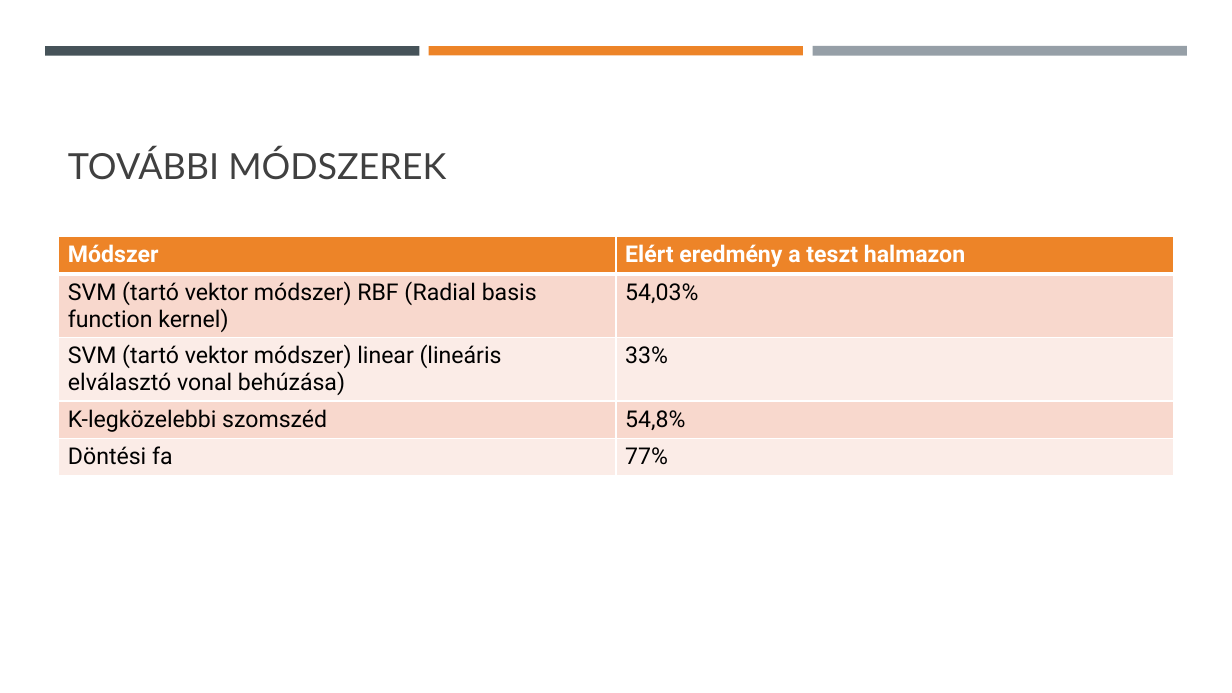
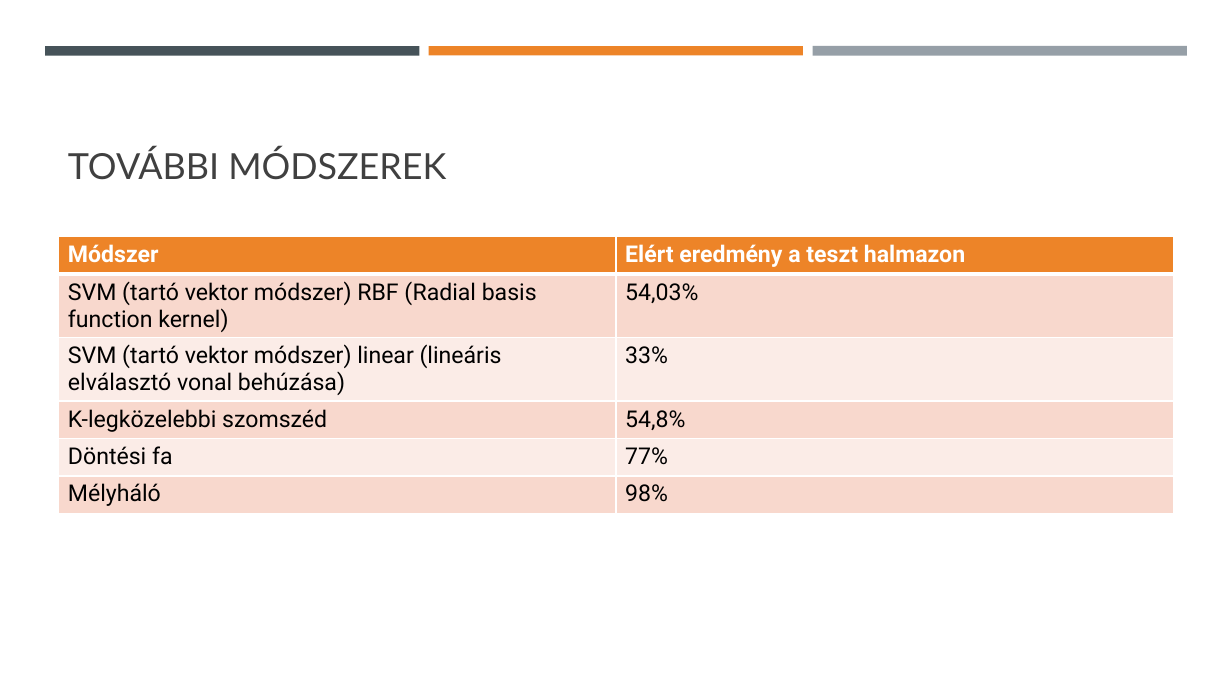
Before and after one commit to milka513/fejlett_kepfel, a slide deck: slide 10 of Kő papír olló.pptx. Drawn at 1232x693 pixels with LibreOffice and Linux fonts; fonts in the diff are those of the drawing. Boxes give left, top, right and bottom in pixels: in the first picture for what was removed or moved away, otherwise in the second. Text is boxed around its words. In the diff, an @@ line names an element or a change of style, - is before the commit and + after.

```diff
--- a/Kő papír olló.pptx
+++ b/Kő papír olló.pptx
@@ table at (x1=59, y1=237, x2=1174, y2=516) @@
+row 6: Mélyháló | 98%
```
Also in this commit, not shown: 1 other slide changed, 1 slide added, 1 slide removed, 6 other files.
